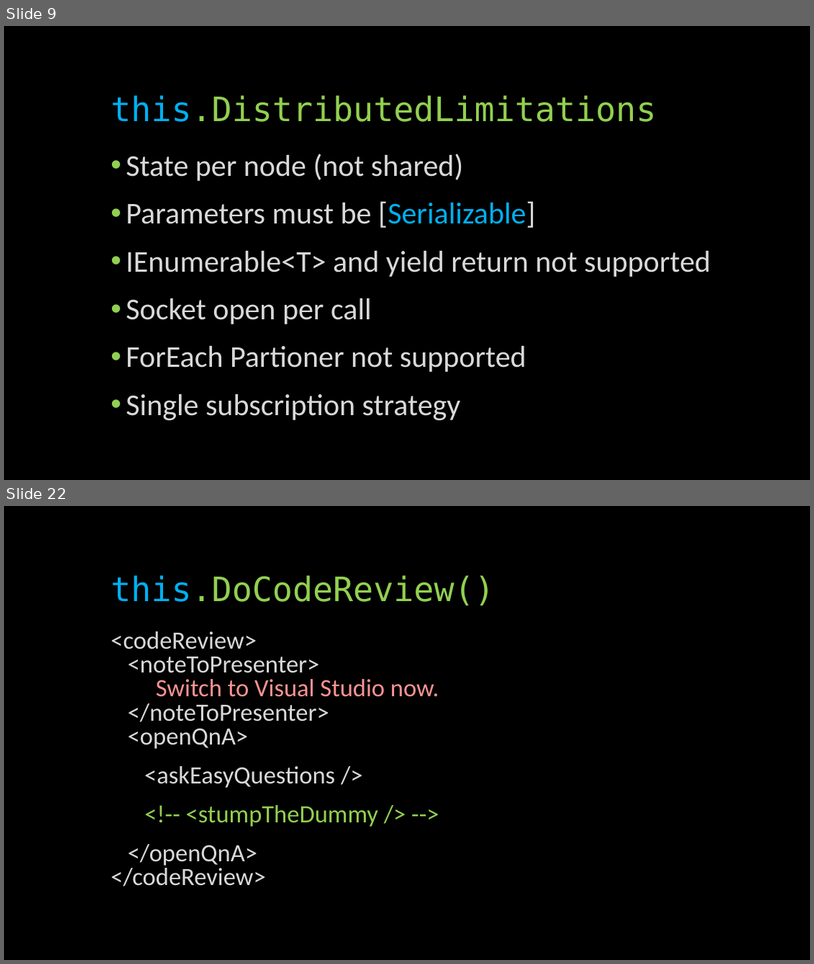
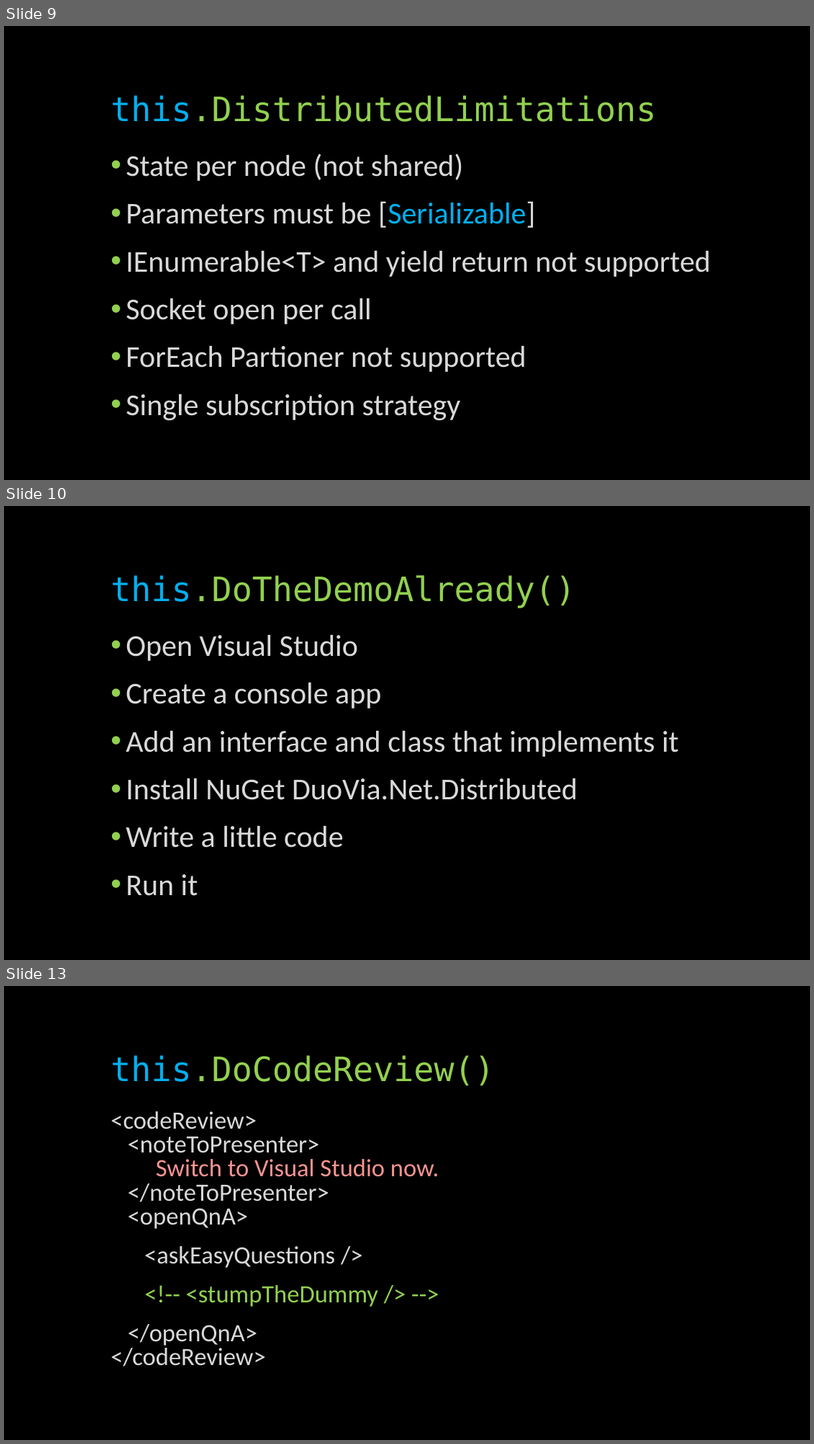
Before and after one commit to glennneiger/duovia-distributed, a slide deck: docs/distributed_demo.pptx. Shown one above the other, each under a label of ours: slides 9 and 22 before the commit, slides 9, 10 and 13 after it; the slides between them are not shown. The pictures are 814x964 and 814x1444 pixels, drawn with LibreOffice and Linux fonts; fonts in the diff are those of the drawing. Boxes give left, top, right and bottom in pixels: in the first picture for what was removed or moved away, otherwise in the second. Text is boxed around its words. In the diff, an @@ line names an element or a change of style, - is before the commit and + after.

```diff
--- a/docs/distributed_demo.pptx
+++ b/docs/distributed_demo.pptx
@@ slide 10 added at (4, 506, 810, 960), background #000000 @@
@@ title added at (111, 575, 576, 608), 40 pt, text #92D050 @@
+this.DoTheDemoAlready()
@@ text added at (126, 635, 679, 896), 36 pt, text #D9D9D9 @@
+• Open Visual Studio
+• Create a console app
+• Add an interface and class that implements it
+• Install NuGet DuoVia.Net.Distributed
+• Write a little code
+• Run it
@@ what was slide 22 is now slide 13 @@
```
Also in this commit, not shown: 1 slide changed, 2 other slides added, 12 slides removed.
